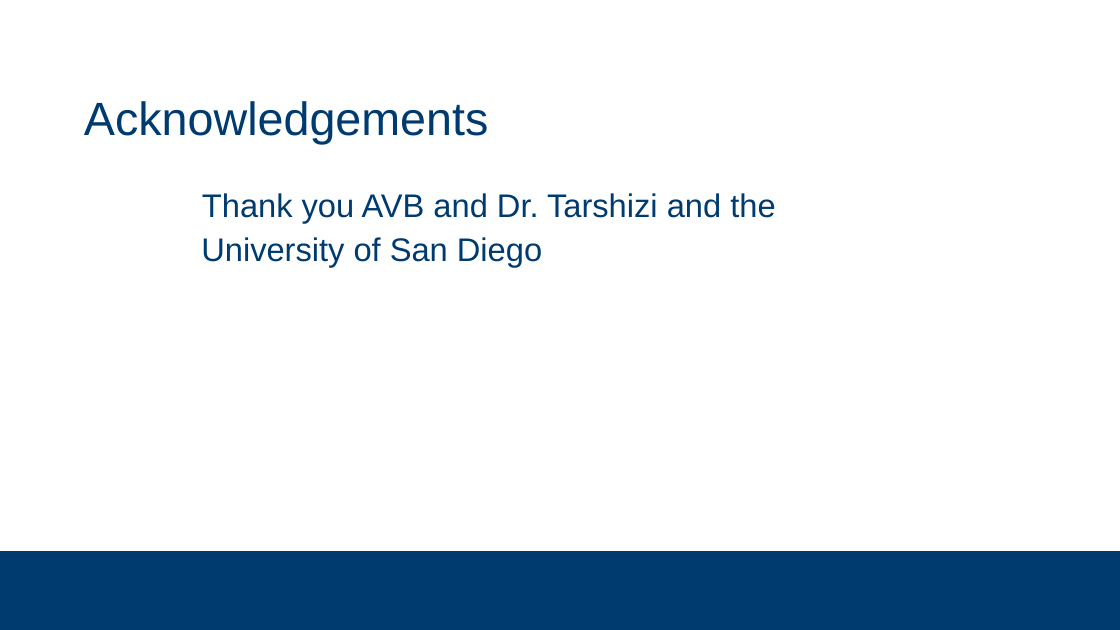
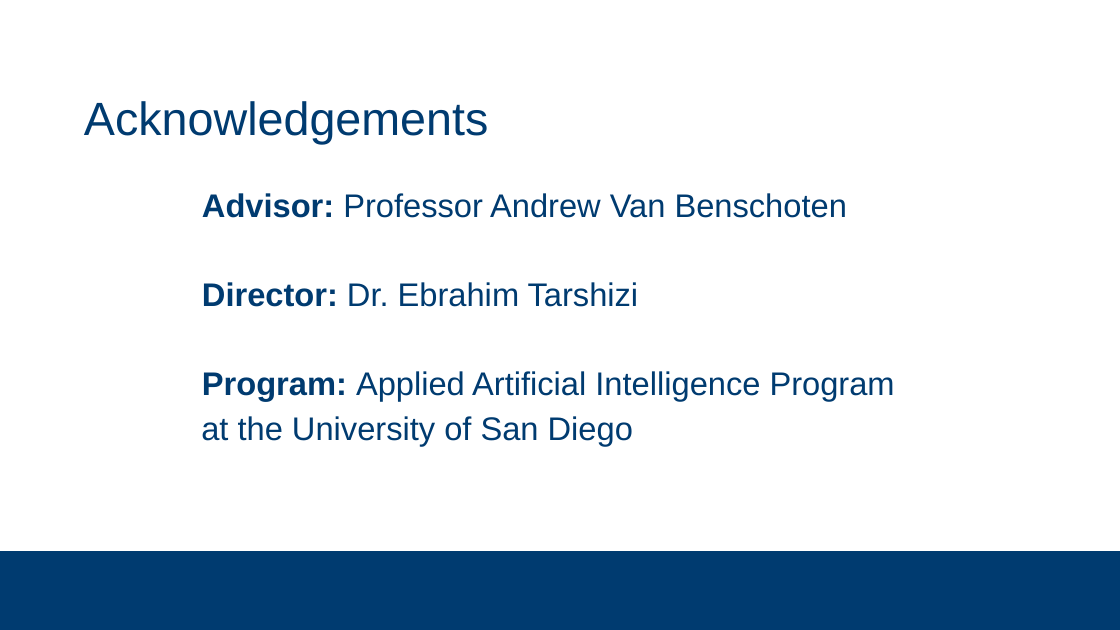
Before and after one commit to subsystem3/project, a slide deck: slide 31 of Final-Project-Team-2.pptx (slide 26 before the commit). Drawn at 1120x630 pixels with LibreOffice and Linux fonts; fonts in the diff are those of the drawing; background and template pictures are left out. Boxes give left, top, right and bottom in pixels: in the first picture for what was removed or moved away, otherwise in the second. Text is boxed around its words. In the diff, an @@ line names an element or a change of style, - is before the commit and + after.

```diff
--- a/Final-Project-Team-2.pptx
+++ b/Final-Project-Team-2.pptx
@@ text at (x1=201, y1=193, x2=895, y2=446): text changed @@
-  Thank you AVB and Dr. Tarshizi and the University of San Diego
+  Advisor: Professor Andrew Van Benschoten
+  Director: Dr. Ebrahim Tarshizi
+  Program: Applied Artificial Intelligence Program at the University of San Diego
```
Also in this commit, not shown: 10 other slides changed, 14 slides added, 9 slides removed.
